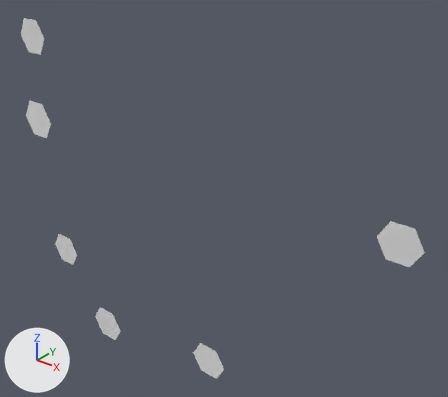
Renders of the OBJ model assets/models/level/trampoline/model.obj from each side of a commit.
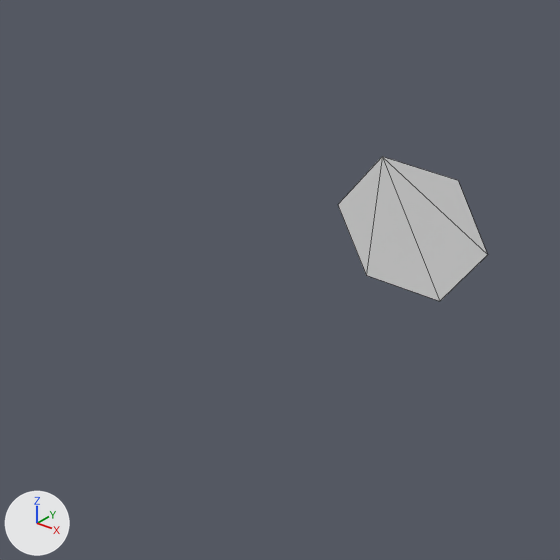
There are two pictures of each version: one whole from a camera (50 mm lens) standing at (6.0, -159.6, 77.4) and looking at (-103.0, -23.3, -7.0), one close up on the part from 60% to 100% of the width and 43% to 88% of the height. Arrows for +X, +Y and +Z are at lower left; the lights stay in place. The last two pictures show the newer version. The close-ups show mesh edges as thin lines. Where no turn or scale is listed for an object, it has been applied to the vertices.

Objects in the first close-up: 'trampolineMesh'.
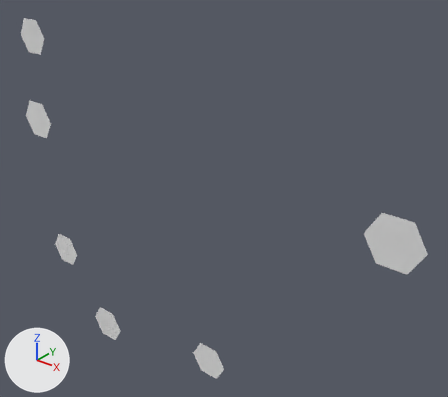
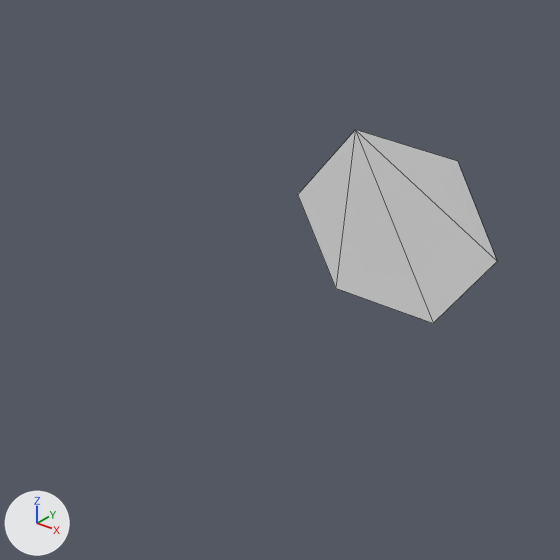
Location of each change, (x1, y1, x2, y2) in pixels of the close-ups (560 x 560 px):
'trampolineMesh', reshaped
    before: (338, 157, 488, 301)
    after: (298, 130, 497, 323)

What the commit changed:
me_trampolinemesh is used by ob_trampolinemesh; location (0.0, 0.0, 0.0).
me_trampolinemesh had 36 vertices, 24 faces and spanned x -185.7..-39.3, y -46.7..-21.4, z -65.8..40.5.
me_trampolinemesh now has 36 vertices, 24 faces and spans x -185.7..-38.4, y -46.7..-21.4, z -65.8..40.5.
me_trampolinemesh part 1: the loose piece of 6 vertices spanning x -52.6..-39.3, y -21.4, z -9.6..2.0 is scaled about its middle by (1.35, 1, 1.35), then moved by (-1.4, 0.0, -0.3).
